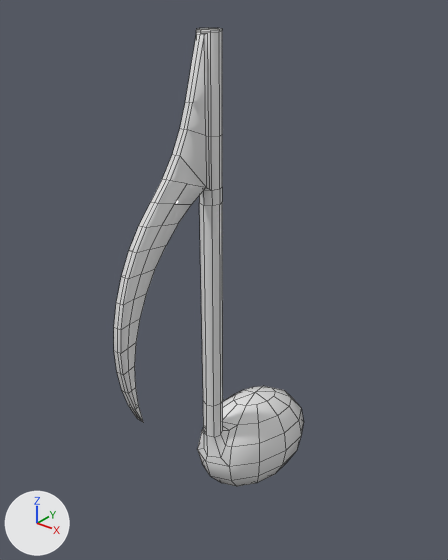
Renders of the OBJ model data/MusicNote.obj from each side of a commit.
The view is the same before and after, from a camera (50 mm lens) standing at (0.0827, -0.1047, 0.0722) and looking at (-0.0024, 0.0017, 0.0063). Lighting does not change. The marker at lower left points along +X, +Y and +Z. Mesh edges are drawn as thin lines. Where no turn or scale is listed for an object, it has been applied to the vertices.

The scene before the commit, as lines of its bpy script (objects in view):
```python
mat_musicnote = principled_material('MusicNote')
mat_musicnote.base_color = (0.8, 0.8, 0.8)  # white #e7e7e7
mat_musicnote.roughness = 0.0
me_musicnote = bpy.data.meshes.new('MusicNote')
me_musicnote.from_pydata(...)  # 270 vertices, 268 faces; spans x -0.011..0.011, y -0.0355..0.0343, z -0.0629..0.0636
me_musicnote.materials.append(mat_musicnote)  # white #e7e7e7
ob_musicnote = bpy.data.objects.new('MusicNote', me_musicnote)
ob_musicnote.location = (0.0, 0.0, 0.0)
```
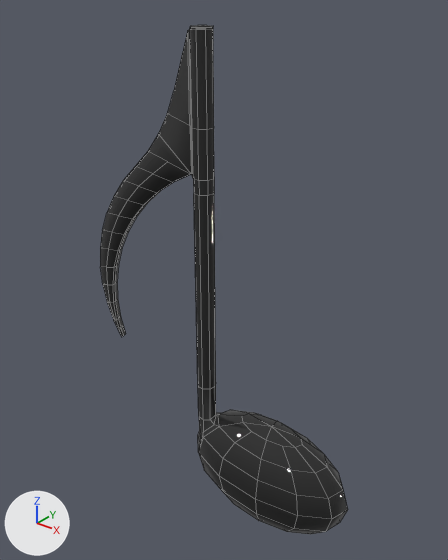
Changed parts and their boxes (x1, y1, x2, y2) in the pictures (448 x 560 px):
'MusicNote', recoloured, mesh turned (white to black): before (114, 28, 304, 486); after (100, 25, 348, 534)

The change in detail:
Material 'MusicNote' (mat_musicnote) changes colour from white #e7e7e7 to black #272727; in linear values from (0.8, 0.8, 0.8) to (0.02, 0.02, 0.02).
me_musicnote has 270 vertices, 268 faces and spans x -0.011..0.011, y -0.0355..0.0343, z -0.0629..0.0636.
me_musicnote is used by ob_musicnote; location (0.0, 0.0, 0.0).
me_musicnote part 1: the whole mesh is turned -75 degrees about the z axis through the mesh origin.
